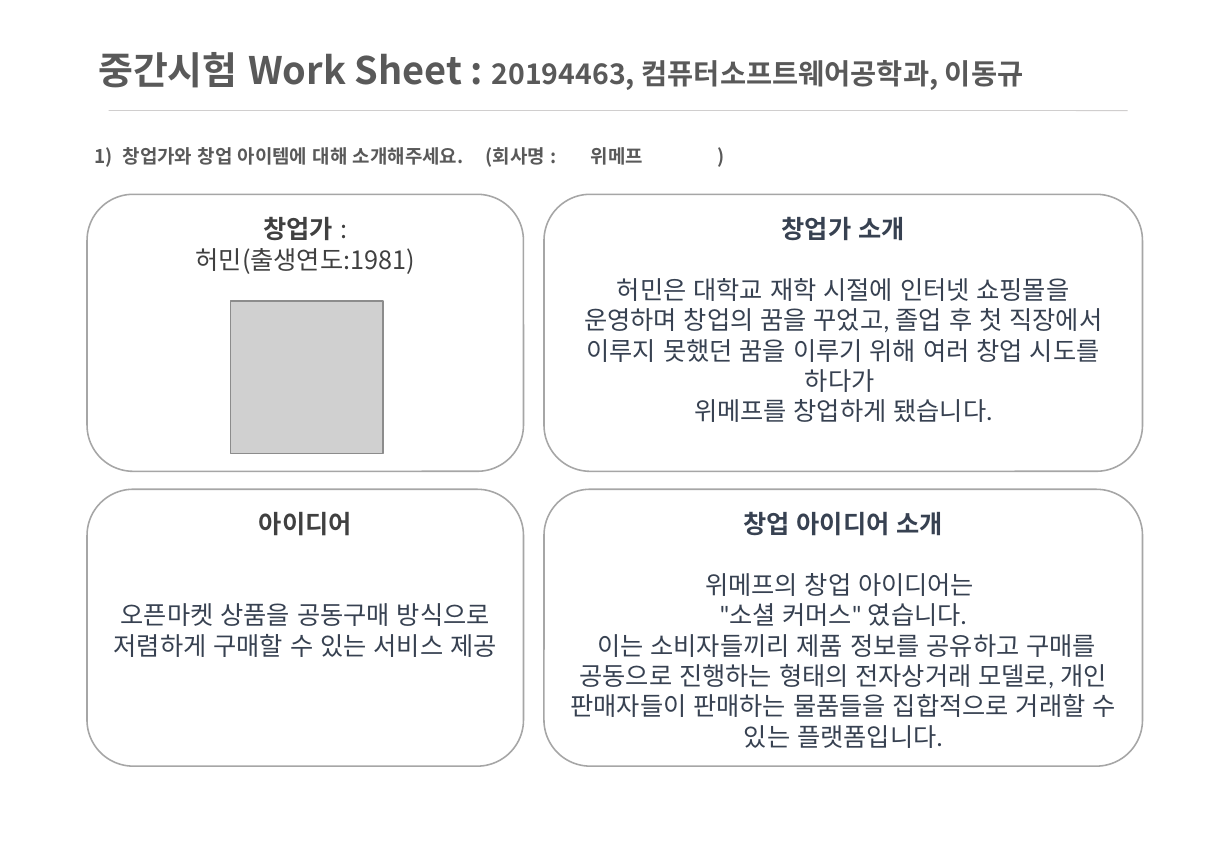
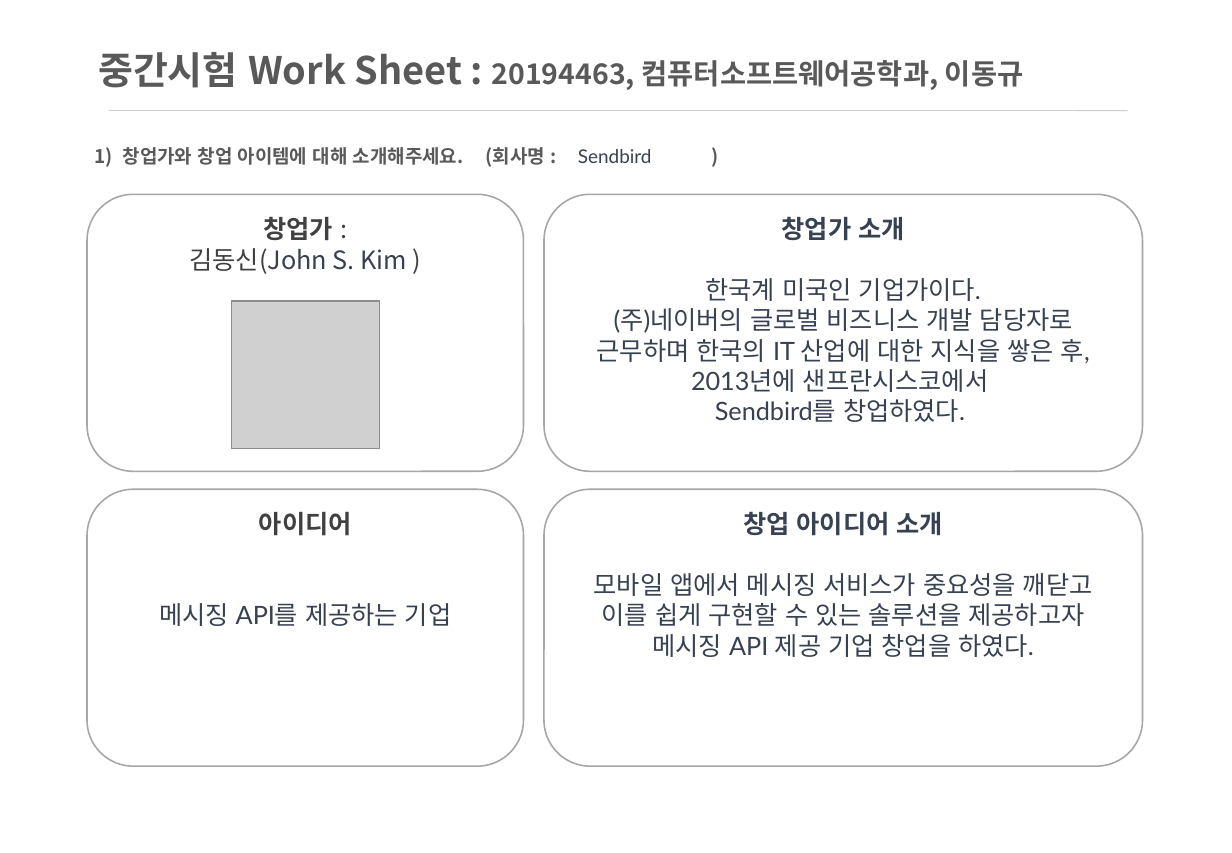
Before and after one commit to LDK1009/SCH_university, a slide deck: slide 1 of 컴퓨터소프트웨어공학과/2023-1/예비창업설계/컴소공_20194463_이동규_예비창업설계 중간시험.ppt. Drawn at 1232x853 pixels with LibreOffice and Linux fonts; fonts in the diff are those of the drawing; grey boxes stand for pictures. Boxes give left, top, right and bottom in pixels: in the first picture for what was removed or moved away, otherwise in the second. Text is boxed around its words. In the diff, an @@ line names an element or a change of style, - is before the commit and + after.

```diff
--- a/컴퓨터소프트웨어공학과/2023-1/예비창업설계/컴소공_20194463_이동규_예비창업설계 중간시험.ppt
+++ b/컴퓨터소프트웨어공학과/2023-1/예비창업설계/컴소공_20194463_이동규_예비창업설계 중간시험.ppt
@@ text at (x1=123, y1=147, x2=652, y2=167): text changed @@
-1) 창업가와 창업 아이템에 대해 소개해주세요. (회사명 : 위메프 )
+1) 창업가와 창업 아이템에 대해 소개해주세요. (회사명 : Sendbird )
@@ text in rounded rectangle at (x1=189, y1=248, x2=407, y2=274): text changed; text colour #404040 to #374151 @@
-허민(출생연도:1981)
+김동신(John S. Kim )
@@ text in rounded rectangle at (x1=597, y1=278, x2=1090, y2=422): text changed @@
-허민은 대학교 재학 시절에 인터넷 쇼핑몰을 운영하며 창업의 꿈을 꾸었고, 졸업 후 첫 직장에서 이루지 못했던 꿈을 이루기 위해 여러 창업 시도를 하다가
-위메프를 창업하게 됐습니다.
+한국계 미국인 기업가이다.
+(주)네이버의 글로벌 비즈니스 개발 담당자로 근무하며 한국의 IT 산업에 대한 지식을 쌓은 후, 2013년에 샌프란시스코에서
+Sendbird를 창업하였다.
@@ picture resized from (x1=231, y1=301, x2=383, y2=453) to (x1=231, y1=301, x2=378, y2=449) @@
@@ text in rounded rectangle at (x1=594, y1=573, x2=1093, y2=657): text changed @@
-위메프의 창업 아이디어는
-"소셜 커머스" 였습니다.
-이는 소비자들끼리 제품 정보를 공유하고 구매를 공동으로 진행하는 형태의 전자상거래 모델로, 개인 판매자들이 판매하는 물품들을 집합적으로 거래할 수 있는 플랫폼입니다.
+모바일 앱에서 메시징 서비스가 중요성을 깨닫고 이를 쉽게 구현할 수 있는 솔루션을 제공하고자 메시징 API 제공 기업 창업을 하였다.
@@ text in rounded rectangle at (x1=159, y1=603, x2=451, y2=626): text changed @@
-오픈마켓 상품을 공동구매 방식으로 저렴하게 구매할 수 있는 서비스 제공
+메시징 API를 제공하는 기업
```
Also in this commit, not shown: 1 other slide changed, 41 other files.
